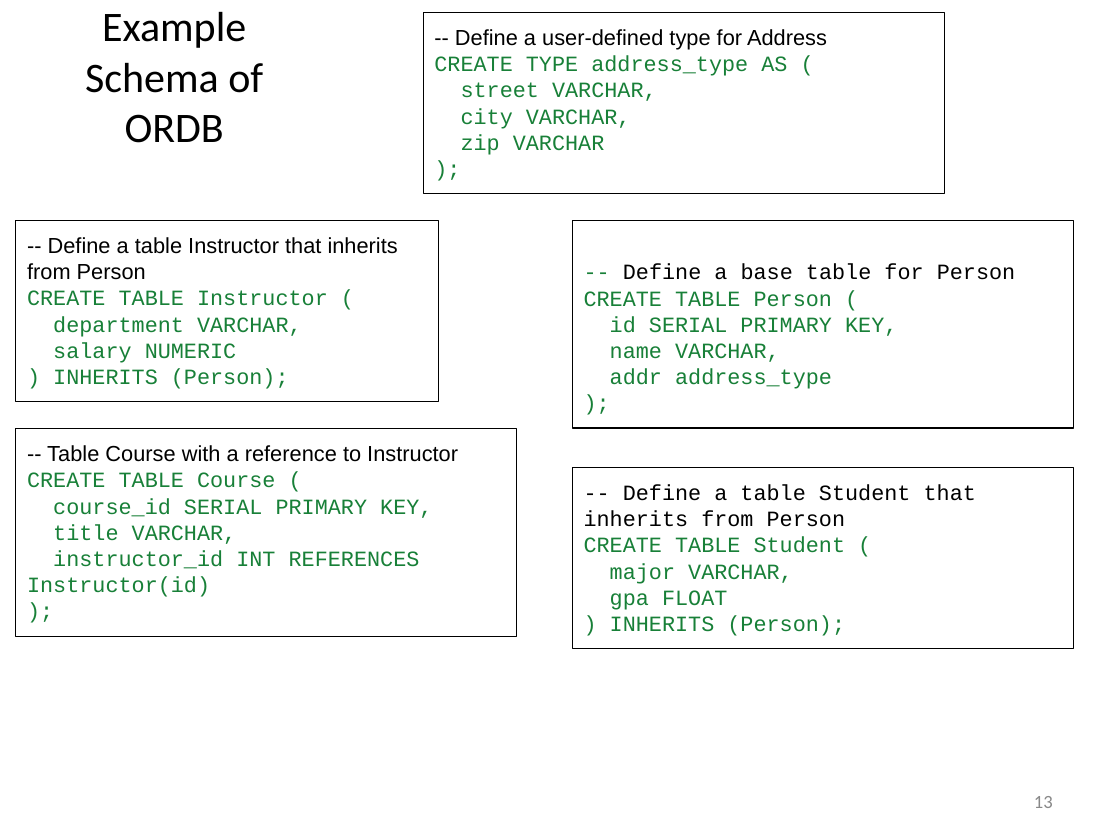
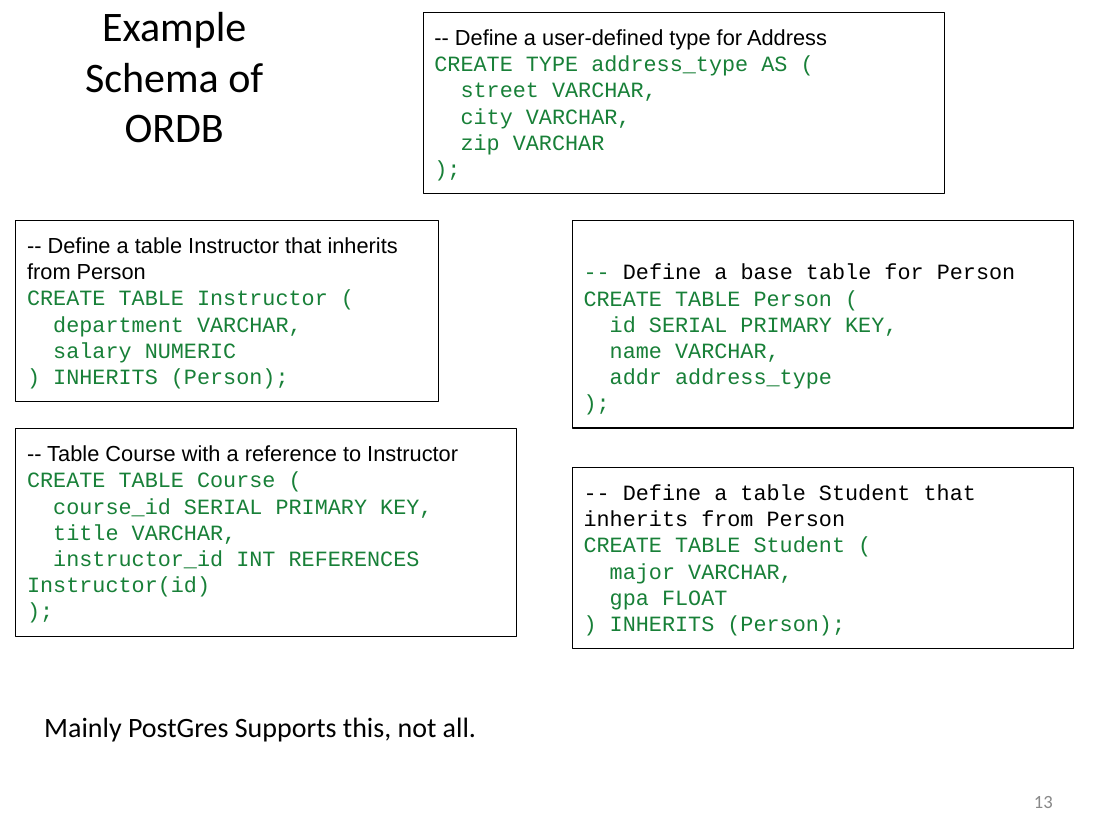
Before and after one commit to rizveeredwan/course-contents, a slide deck: slide 13 of CSE-3104/Slides/Introduction_to_modern_databases.pptx. Drawn at 1120x840 pixels with LibreOffice and Linux fonts; fonts in the diff are those of the drawing. Boxes give left, top, right and bottom in pixels: in the first picture for what was removed or moved away, otherwise in the second. Text is boxed around its words. In the diff, an @@ line names an element or a change of style, - is before the commit and + after.

```diff
--- a/CSE-3104/Slides/Introduction_to_modern_databases.pptx
+++ b/CSE-3104/Slides/Introduction_to_modern_databases.pptx
@@ text added at bbox=[44, 717, 476, 742], 18 pt, text #000000 @@
+Mainly PostGres Supports this, not all.
```
Also in this commit, not shown: 4 other slides changed.
